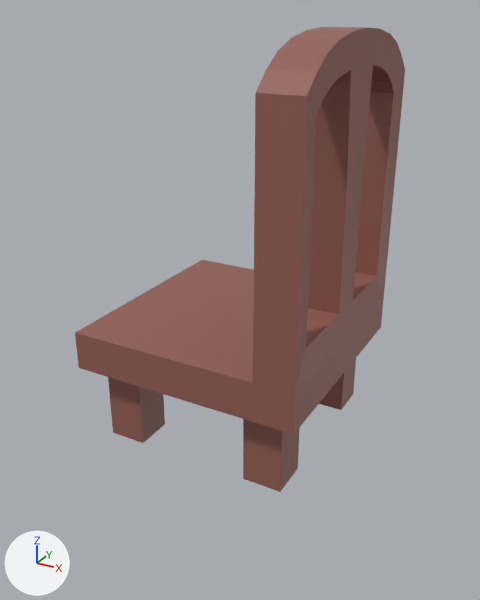
Renders of the OBJ model Models/chair1.obj from each side of a commit.
The view is the same before and after, from a 50 mm lens placed at (0.775, -1.403, 0.5), pointed at (0.008, -0.009, -0.197). The axes (+X, +Y, +Z) are drawn at lower left. The lights are the same throughout. Where no turn or scale is listed for an object, it has been applied to the vertices. Vertices at the same position are counted once.

Script lines for the objects in view, before the commit:
```python
me_cube_005 = bpy.data.meshes.new('Cube.005')
me_cube_005.from_pydata(...)  # 214 vertices, 213 faces; spans x -0.3..0.3, y -0.3..0.3, z -0.55..0.463
me_cube_005.materials.append(mat_material)  # brown #935f55
ob_cube_005 = bpy.data.objects.new('Cube.005', me_cube_005)
ob_cube_005.location = (0.0, 0.0, 0.0)
```
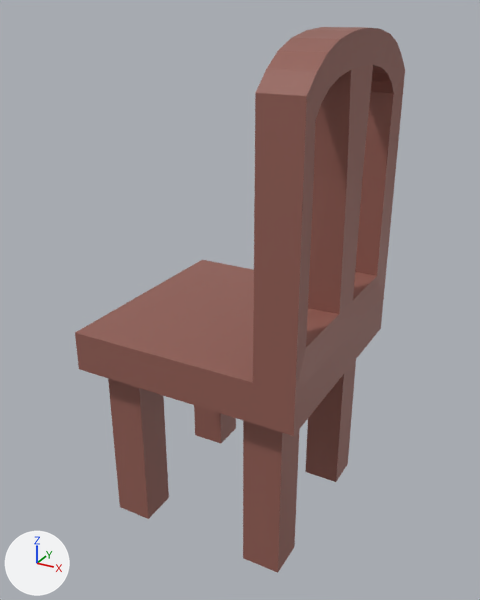
Commit message: rebuild chair model

Diff of the bpy script that builds the scene:
```diff
--- a/Models/chair1.obj.py
+++ b/Models/chair1.obj.py
@@ me_cube_005 @@
 me_cube_005.from_pydata(...)  # 214 vertices, 213 faces; spans x -0.3..0.3, y -0.3..0.3, z -0.55..0.463
 # used by ob_cube_005; location = (0.0, 0.0, 0.0)
+# me_cube_005 part 1: the loose piece of 8 vertices spanning x 0.15..0.25, y -0.25..-0.15, z -0.55..-0.34 is scaled about its middle by (1, 1, 2.16), then moved by (0.0, 0.0, -0.132)
+# me_cube_005 part 2: the loose piece of 8 vertices spanning x -0.25..-0.15, y -0.25..-0.15, z -0.55..-0.34 is scaled about its middle by (1, 1, 2.16), then moved by (0.0, 0.0, -0.132)
+# me_cube_005 part 3: the loose piece of 8 vertices spanning x -0.25..-0.15, y 0.15..0.25, z -0.55..-0.34 is scaled about its middle by (1, 1, 2.16), then moved by (0.0, 0.0, -0.132)
+# me_cube_005 part 4: the loose piece of 8 vertices spanning x 0.15..0.25, y 0.15..0.25, z -0.55..-0.34 is scaled about its middle by (1, 1, 2.16), then moved by (0.0, 0.0, -0.132)
 me_cube_005.materials.append(mat_material)
```

Boxes (x1, y1, x2, y2) around the edits, measured in the pictures (480 x 600 px; the box of a moved part takes in the faces that stretch with it):
'Cube.005', reshaped (17% taller)
    before: (75, 27, 405, 492)
    after: (75, 27, 405, 573)
part 1 of me_cube_005, moved or reshaped
    before: (243, 419, 300, 492)
    after: (243, 420, 299, 573)
part 2 of me_cube_005, moved or reshaped
    before: (108, 377, 165, 443)
    after: (108, 378, 169, 519)
part 3 of me_cube_005, moved or reshaped (not visible before)
    after: (194, 405, 236, 444)
part 4 of me_cube_005, moved or reshaped
    before: (319, 358, 356, 410)
    after: (305, 360, 356, 482)
